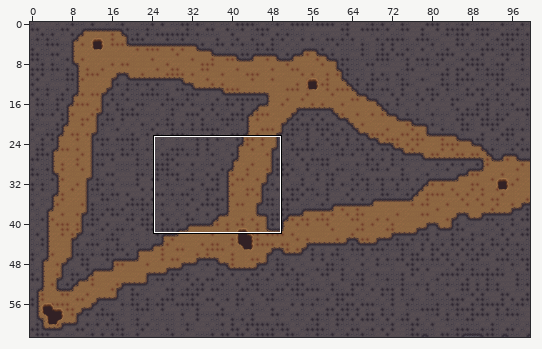
Tiled map, stored at assets/maps/underground.tmx. Above, an overview of the earlier version with the close-up marked.
Close-up. The starting point:
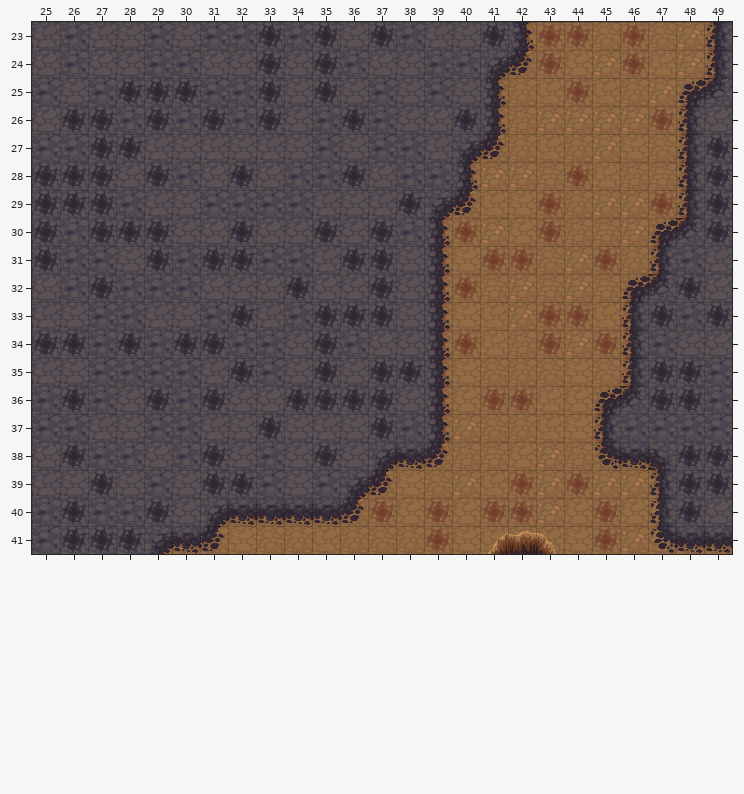
Cells are 32x32 px. Shown: x 25..49, y 23..41. The commit also changed other parts of the map, which this record leaves out.
The result:
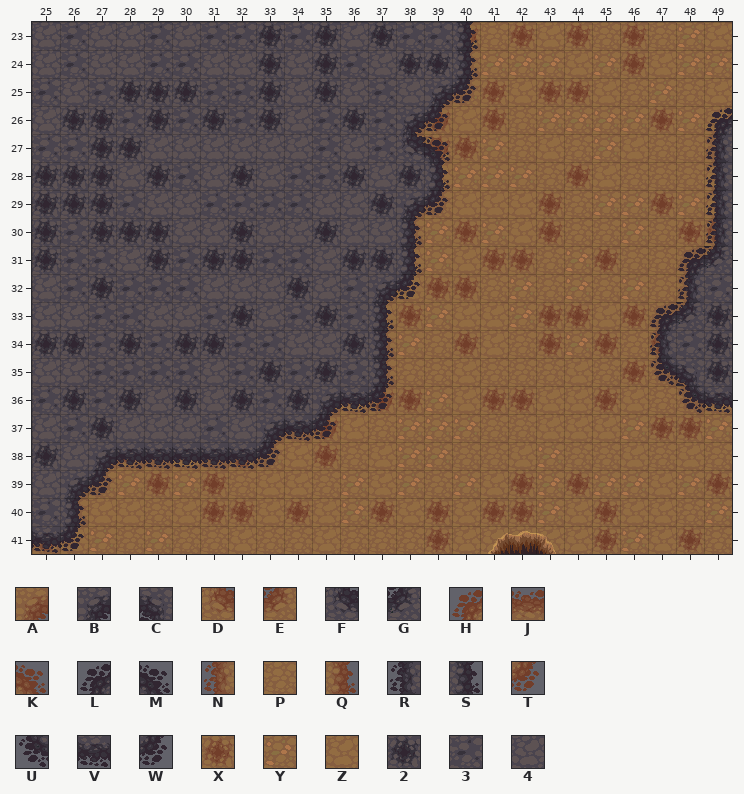
Key: from "Terrain": A 4, B 13, C 14, D 36, E 37, F 45, G 46, H 67, J 68, K 69, L 76, M 78, N 99, P 100, Q 101, R 108, S 110, T 133, U 140, V 141, W 142, X 163, Y 164, Z 165, 2 172, 3 173, 4 174.
_ is an empty cell.
Tiles replaced or removed in this view: 2, 3, 4, A, B, C, D, E, G, H, J, K, L, N, Q, R, S, T, U, V, W, X, Z.
Diff:
Changed rows in their new state; . is an unchanged cell.
Layer "road":
first column x 25:
23 ...............XPXZ.....Z
24 ...............YYYY.....Y
25 ..............YYX.X....PZ
26 .............PXZX......YZ
27 .............ZXXY......PY
28 ..............ZY.......PZ
29 .............XPZ.......YZ
30 .............PY.......PXX
31 .............ZY.......PPX
32 ............ZZX......YPP.
33 ............ZXY......XPY.
34 ............PYP......PX..
35 ............PPP......XPD.
36 ..........XZXXY.....XZPPZ
37 ........PPXZPYY.....ZYXXY
38 ..JEPZYXYZXPZYY.....PZPZP
39 .EYYXYXPZZPYZY........ZYX
40 .YZZPZXXZXZY...........PY
41 XZYPYP.................XP
Layer "dirt":
first column x 25:
23 ..............3S__......_
24 .............22S__......_
25 ..............BW_......__
26 .............BW__......_L
27 .............FM__......_R
28 .............2S_......._R
29 ............2BW_......._R
30 ............4S_.......__R
31 .............S_......._LG
32 ...........3BW_......__R3
33 ...........3S__......_LG.
34 ..........42S__......_R32
35 .......323.3S__......_UC2
36 ...242423.BVW__.....___UV
37 4.2.443.BVW____....._____
38 24BVVVVVW______....._____
39 .BW__________.........___
40 .S__________..........___
41 VW_____...............___
